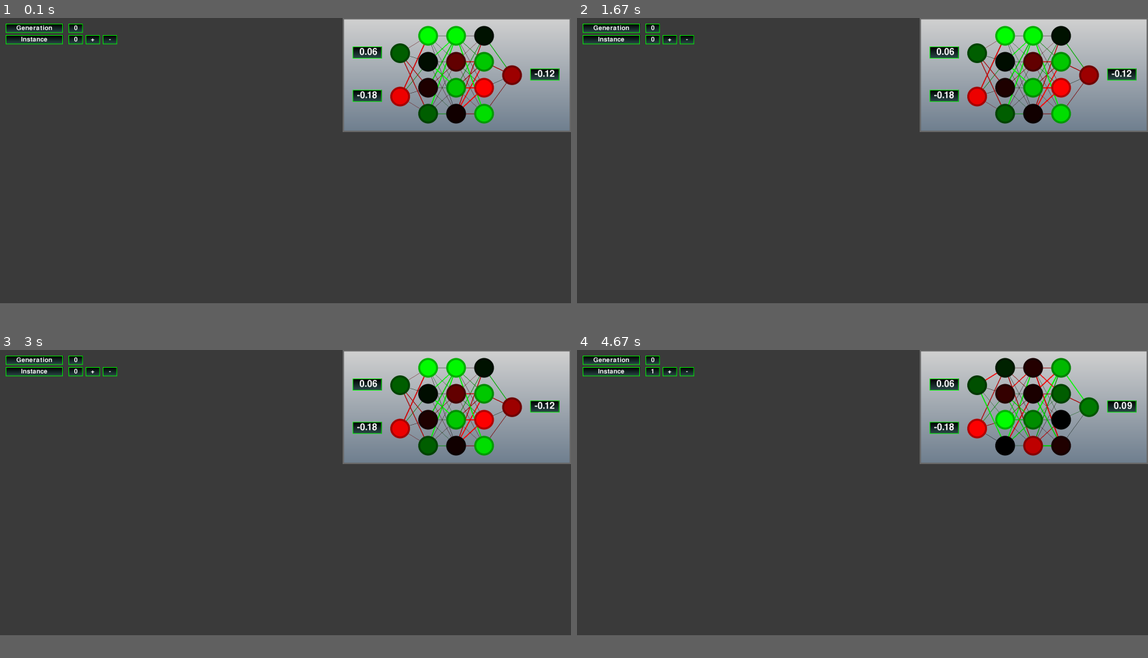
Above: before the commit, frames 1-4 (two rows, left to right).
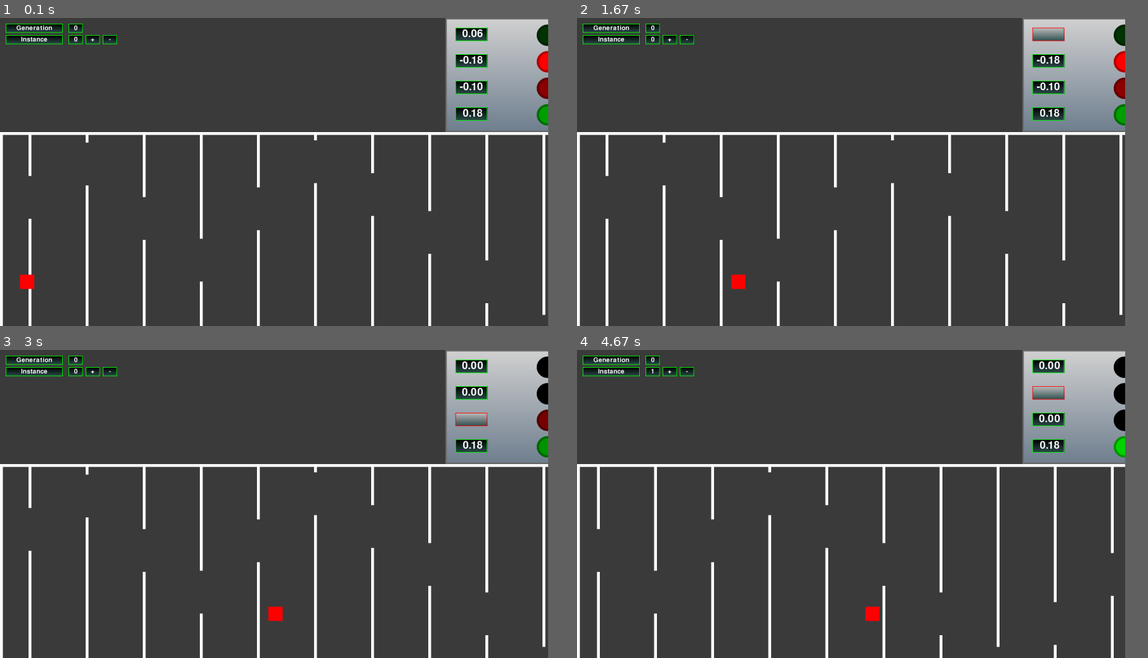
Above: after the commit, the same moments.

Repository: jakub530/PyGame-Neural-Net
Game: pygame game, started from node_vis.py
The game is run twice, just before and just after one commit, with the same random seed, the same clock (stepped at 60 frames per second) and the same inputs.
Inputs (mouse positions are in pixels of both pictures, inside the frame that each line leads up to):
- Up to frame 1 (0.1 s): no input
- Up to frame 2 (1.67 s): tap Enter at 0.33 s; press the mouse at (668, 39) at 0.7 s; move the mouse to (748, 144) at 0.8 s; release the mouse at (828, 252) at 0.93 s; press the mouse at (685, 39) at 1.03 s; move the mouse to (771, 48) at 1.13 s; release the mouse at (856, 61) at 1.27 s; press the mouse at (1045, 33) at 1.37 s; move the mouse to (925, 125) at 1.47 s; release the mouse at (799, 221) at 1.6 s
- Up to frame 3 (3 s): press the mouse at (468, 393) at 1.7 s; move the mouse to (279, 482) at 1.8 s; release the mouse at (91, 571) at 1.93 s; press the mouse at (91, 371) at 2.03 s; move the mouse to (279, 473) at 2.13 s; release the mouse at (468, 574) at 2.27 s; press the mouse at (108, 371) at 2.37 s; move the mouse to (148, 386) at 2.47 s; release the mouse at (188, 402) at 2.6 s; press the mouse at (468, 417) at 2.7 s; move the mouse to (302, 510) at 2.8 s; release the mouse at (131, 599) at 2.93 s
- Up to frame 4 (4.67 s): press the mouse at (1045, 393) at 3.03 s; move the mouse to (851, 500) at 3.13 s; release the mouse at (656, 611) at 3.27 s; press the mouse at (1045, 393) at 3.37 s; move the mouse to (891, 497) at 3.47 s; release the mouse at (731, 599) at 3.6 s; press the mouse at (1045, 417) at 3.7 s; move the mouse to (965, 417) at 3.8 s; release the mouse at (885, 417) at 3.93 s; press the mouse at (668, 371) at 4.03 s; move the mouse to (685, 386) at 4.13 s; release the mouse at (696, 402) at 4.27 s; press the mouse at (1045, 393) at 4.37 s; move the mouse to (1022, 500) at 4.47 s; release the mouse at (999, 608) at 4.6 s
The window is 900x450 before the commit and 864x486 after it. Grey fills any space a smaller window leaves; there, only what the larger window draws over its background counts as a difference.

The runs differ from the first frame. In frame 1, 15% of the frame differs, in the area x 0-100%, y 0-100%; in frame 2, 15%; in frame 3, 15%; in frame 4, 15%.

Commit message:
First attempt at game integration

Diff:
--- a/auto_maze.py
+++ b/auto_maze.py
@@ -1,22 +1,158 @@
 import numpy as np
+import pygame_lib
+import nn_lib
+import node_vis
+import pygame as pg
+import random
 
 class player:
-    def __init__(self):
+    def __init__(self, screen):
         self.start_pos = np.array([50,900])
-        self.start_speed =  np.array([2,0])
-        self.start_acc =  np.array([0,-0.1])
+        self.start_speed =  np.array([10,0])
+        self.start_acc =  np.array([0, 0 ])
+        self.screen = screen
+        self.max_pos = 1000
+        self.size = (50, 50)
 
-        self.pos = start_pos
-        self.speed = start_speed
-        self.acc = start_acc
+        self.pos = self.start_pos
+        self.speed = self.start_speed
+        self.acc = self.start_acc
 
     def update(self):
-        self.pos += self.speed
+        if(self.pos[0] > self.max_pos):
+            self.pos[1] += self.speed[1]
+        else:
+            self.pos += self.speed
         self.speed += self.acc
+        self.draw()
 
-def generate_rects(left,top,width,height):
-    y_0 = int((top+height)/2)
-    x_0 = 150
-    d_x = 200
-    while(x_0 < 2500):
-        x_0 += d_x
+    def draw(self):
+        pg.draw.rect(self.screen,pg.Color("red"), pg.Rect(*self.pos,*self.size))
+
+
+class board:
+    def __init__(self, rect, screen, b_width = 10):
+        self.generate_border(rect, b_width)
+        self.box = rect
+        self.obstacles = []
+        self.generate_init_obstacles()
+
+        self.screen = screen
+
+    def generate_border(self, rect, b_width):
+        l_border = pg.Rect(rect.left, rect.top, b_width, rect.height)
+        r_border = pg.Rect(rect.right - b_width, rect.top, b_width, rect.height)
+        t_border = pg.Rect(rect.left, rect.top, rect.width, b_width)
+        b_border = pg.Rect(rect.left, rect.bottom - b_width, rect.width, b_width)
+        self.borders = [l_border, r_border, t_border, b_border]
+
+    def move_obstacles(self, player_speed):
+        if self.obstacles[0].x - player_speed < 0:
+            del self.obstacles[0]
+            del self.obstacles[0]
+
+        for ind, obstacle in enumerate(self.obstacles):
+            self.obstacles[ind] = obstacle.move((-player_speed,0))
+
+        if self.obstacles[-1].x < self.box.right - self.obst_dist_x:
+            self.gen_obstacle(self.obstacles[-1].x + self.obst_dist_x, self.gen_y_pos(self.obstacles[-2].height+self.obst_gap_height/2))
+
+    def draw(self, player_pos, player_speed):
+        self.draw_border()
+        self.draw_obstacles(player_pos, player_speed)
+
+    def draw_border(self):
+        for border in self.borders:
+            pg.draw.rect(self.screen,pg.Color("white"), border)
+
+    def draw_obstacles(self, player_pos, player_speed):
+        if player_pos > 1000:
+            self.move_obstacles(player_speed)
+        for obst in self.obstacles:
+            pg.draw.rect(self.screen,pg.Color("white"), obst)
+
+    def gen_obstacle(self, x_pos, y_pos):
+        upper_part = pg.Rect(self.box.x + x_pos, self.box.y, self.obst_width, int(y_pos - self.obst_gap_height/2))
+        lower_part = pg.Rect(self.box.x + x_pos, self.box.y + y_pos + self.obst_gap_height, self.obst_width, self.box.height - int(y_pos - self.obst_gap_height/2))
+        self.obstacles.append(upper_part)
+        self.obstacles.append(lower_part)
+
+    def gen_y_pos(self, pos_y):
+        random_delta = random.uniform(self.obst_gap_min_y, self.obst_gap_max_y)
+        sign = random.uniform(-1,1)
+        sign = sign/abs(sign)
+        if pos_y < self.obst_gap_height*2:
+            sign = 1
+        if pos_y > self.box.height - self.obst_gap_height*2:
+            sign = -1
+
+        new_pos = pos_y + random_delta * sign
+        #if new_pos - obst_gap_height/2 < 0:
+        #    new_pos = obst_gap_height/2
+        #
+        #if new_pos + obst_gap_height/2 > self.box.height:
+        #    new_pos = self.box.height - obst_gap_height/2
+
+        return new_pos
+
+    def gen_x_pos(self, pos_x):
+        return pos_x + self.obst_dist_x
+
+    def generate_init_obstacles(self):
+        self.obst_width = 10
+        self.start_x_pos = 100
+        self.start_y_pos = 400
+        self.obst_dist_x = 200
+        self.obst_gap_height = 100
+        self.obst_gap_min_y = self.obst_gap_height
+        self.obst_gap_max_y = self.obst_gap_height*2
+
+        tmp_x_pos = self.start_x_pos
+        tmp_y_pos = self.start_y_pos
+        while(tmp_x_pos < self.box.width):
+            tmp_y_pos = self.gen_y_pos(tmp_y_pos)
+            self.gen_obstacle(tmp_x_pos,tmp_y_pos)
+            tmp_x_pos = self.gen_x_pos(tmp_x_pos)
+
+
+
+
+
+
+
+
+#def generate_rects(rect, p_position):
+
+    #y_0 = int((top+height)/2)
+    #x_0 = 150
+    #d_x = 200
+    #while(x_0 < 2500):
+    #    x_0 += d_x
+
+def main_game():
+    done = False
+    screen,clock = pygame_lib.init_pygame((2560,1440), True)
+
+    box = pg.Rect(0,600,2560,840)
+    game_board = board(box, screen)
+    player_char = player(screen)
+
+    while not done:
+        for event in pg.event.get():
+            if event.type == pg.QUIT:
+                done = True
+            if event.type == pg.KEYDOWN:
+                if event.key==pg.K_ESCAPE:
+                    done = True
+        screen.fill((30, 30, 30))
+
+        game_board.draw(player_char.pos[0], player_char.speed[0])
+        #game_board.draw_obstacles(player_char.pos[0], player_char.speed[0])
+        player_char.update()
+        pg.display.flip()
+        clock.tick(30)
+
+if __name__ == '__main__':
+    pg.init()
+    main_game()
+    pg.quit()
--- a/node_vis.py
+++ b/node_vis.py
@@ -6,8 +6,10 @@
 from pygame_lib import color
 import random
 import copy
+import auto_maze
 
 def set_color(value, min_val, max_val):
+
     if(value > 0):
         norm_val = (value / max_val) * 255
         return np.array([0, norm_val, 0], dtype=int)
@@ -76,30 +78,28 @@
         self.offset = offset
         self.init_layers(h_layers, inputs, outputs, layer_vis)
         self.calculate_grid(box_dim, gaps)
-        self.init_graphics(path)
+        self.init_node_image(path)
         self.setup_text_boxes(text_boxes)
 
     def update_and_draw(self, txt_boxes, values, mock_val):
         self.set_node_val(values)
         self.draw_connections(mock_val)
-        self.draw_nodes(offset)
+        self.draw_nodes(self.offset)
         self.update_txt_values(txt_boxes)
-
-
 
     def init_layers(self, h_layers, inputs, outputs, layer_type):
         super().init_layers(h_layers, inputs, outputs, layer_type)
 
-    def init_graphics(self, path):
+    def init_node_image(self, path):
         node_img = pygame.image.load(path)
         self.node_img = pygame.transform.scale(node_img,(self.node_size,self.node_size))
         self.color_img = pygame.Surface(node_img.get_size()).convert_alpha()
 
     def calculate_max_size(self, box_dim, gap, frame, inst, txt_box_mult = 0, txt_box_num = 0):
-        full_space = box_dim
-        framed_space = box_dim - 2 * frame
-        space_after_gaps = framed_space - gap * (inst + 1 + txt_box_num) #due to 2 textboxes present
-        max_size = int(space_after_gaps / (inst + txt_box_num * txt_box_mult)) # Assumptiopn that each text box takes 1.5 x node space
+        allocated_space = box_dim
+        framed_space = allocated_space - 2 * frame
+        space_after_gaps = framed_space - gap * (inst + 1 + txt_box_num)
+        max_size = int(space_after_gaps / (inst + txt_box_num * txt_box_mult))
         return max_size
 
     def calculate_gap(self, dim, size, inst, frame, txt_box_mult = 0, txt_box_num = 0):
@@ -107,9 +107,9 @@
         gap = int(available_space / (inst + txt_box_num + 1))
         return gap
 
-    def calculate_node_h_pos(self, size, gap, inst, frame, txt_box_mult):
+    def calculate_node_h_pos(self, size, gap, inst, frame, txt_box_mult, txt_box_num):
         #calculates centres of the circles
-        start_offset =  int(frame + 2 * gap + size * (0.5 + txt_box_mult)) # offset by txt_box and radius of circle
+        start_offset =  int(frame + (1 + (txt_box_num-1)) * gap + size * (0.5 + (txt_box_num-1)*txt_box_mult )) # offset by txt_box and radius of circle
         h_pos = [start_offset + i * (gap + size) for i in range(inst)]
         return h_pos
 
@@ -142,7 +142,7 @@
 
         return
 
-    def calculate_grid(self, box_dim, gaps, frame = 5, txt_box_mult = 1.5, txt_box_num = 2):
+    def calculate_grid(self, box_dim, gaps, frame = 5, txt_box_mult = 1.5, txt_box_num = 3):
         self.largest_layer = max(self.layers[i].size for i in range(self.layer_number))
         max_h = self.calculate_max_size(box_dim[0], gaps[0], frame, self.layer_number, txt_box_mult, txt_box_num)
         max_v = self.calculate_max_size(box_dim[1], gaps[1], frame, self.largest_layer)
@@ -150,7 +150,7 @@
         self.node_size = min(max_v, max_h)
 
         self.h_gap = self.calculate_gap(box_dim[0], self.node_size, self.layer_number, frame, txt_box_mult, txt_box_num)
-        self.h_pos = self.calculate_node_h_pos(self.node_size, self.h_gap, self.layer_number, frame, txt_box_mult)
+        self.h_pos = self.calculate_node_h_pos(self.node_size, self.h_gap, self.layer_number, frame, txt_box_mult, txt_box_num)
 
         self.v_gap = []
         self.v_pos = []
@@ -160,7 +160,6 @@
             for ind in range(len(layer.nodes)):
                 l_pos.append(int(frame + self.v_gap[-1] + self.node_size * 0.5 + ind * (self.v_gap[-1] + self.node_size)))
             self.v_pos.append(l_pos.copy())
-        print("done")
 
         self.calibrate_font(txt_box_mult, self.node_size)
         self.calculate_txt_pos(frame, box_dim)
@@ -170,10 +169,10 @@
 
     def normalize_values(self):
         min_val = min(self.layers[i].nodes[j].val for i in range(self.layer_number) for j in range(self.layers[i].size))
-        min_val = abs(min(min_val, -0.0001))
+        min_val = abs(min(min_val, 0.0))
         self.min_val = min_val
         max_val = max(self.layers[i].nodes[j].val for i in range(self.layer_number) for j in range(self.layers[i].size))
-        max_val = abs(max(max_val, 0.0001))
+        max_val = abs(max(max_val, 0.0))
         self.max_val = max_val
         return min_val, max_val
 
@@ -230,7 +229,6 @@
                     text = str(np.around(node.val,2))
                     text = self.format_text(text)
                     all_text_boxes.elems[name[layer_ind]+"_"+str(ind)].update_text(text)
-                #all_text_boxes.elems[name[layer_ind]+"_"+str(ind)].deactivation_flag = False
 
     def update_inputs(self, all_text_boxes, old_inputs):
 
@@ -268,16 +266,22 @@
 
 
 def change_instance_up(button, global_params):
+    my_nn = global_params["nn"]
+    current_gen = my_nn.generations[global_params["gen_number"]]
+
     if(global_params["inst_number"] < len(current_gen.instances)-1):
         global_params["inst_number"] = int(global_params["inst_number"]) + 1
-        global_params["weights"] = current_gen.instances[global_args["inst_number"]].extract_weights()
+        global_params["weights"] = current_gen.instances[global_params["inst_number"]].extract_weights()
 
 def change_instance_down(button, global_params):
+    my_nn = global_params["nn"]
+    current_gen = my_nn.generations[global_params["gen_number"]]
+
     if global_params["inst_number"] > 0 :
         global_params["inst_number"] = int(global_params["inst_number"]) - 1
-        global_params["weights"] = current_gen.instances[global_args["inst_number"]].extract_weights()
-
-def init_UI(text_boxes):
+        global_params["weights"] = current_gen.instances[global_params["inst_number"]].extract_weights()
+
+def init_UI(text_boxes, buttons):
     text_boxes.add_box((20,20),"gen_label", text = "Generation", interact = False)
     text_boxes.add_box((240,20),"gen_index", global_arg = "gen_number", min_width = 50, interact = False)
     text_boxes.add_box((240,60),"gen_index", global_arg = "inst_number", min_width = 50, interact = False)
@@ -287,29 +291,33 @@
     buttons.add_box((360, 60),"decrease_inst", change_instance_down, text = "-", min_width = 50, centre_text = True)
 
 
-
-if __name__ == "__main__":
-    size = (2000, 1000)
-    box_dim = (800, 400)
-
-    screen, clock  = pygame_lib.init_pygame(size)
+def main():
+    size = (2560, 1440)
+    box_dim = (1000, 400)
+
+    screen, clock  = pygame_lib.init_pygame(size,True)
     offset = (size[0]-box_dim[0], 0)
+
+    box = pygame.Rect(0,box_dim[1],2560,size[1]-box_dim[1])
+    game_board = auto_maze.board(box, screen)
+    player_char = auto_maze.player(screen)
 
     global_args = {}
     global_args["inst_number"] = 0
     global_args["gen_number"] = 0
 
-    input_number = 2
+    input_number = 4
     hidden_layers = [4,4,4]
     outputs = 1
     inputs = np.random.uniform(-0.2,0.2,input_number)
 
     my_nn = nn_lib.nn_tmp(hidden_layers, input_number, outputs, 50, 0)
     current_gen = my_nn.generations[global_args["gen_number"]]
+    global_args["nn"] = my_nn
 
     text_boxes = pygame_lib.text_boxes(default_centre_text = True)
     buttons = pygame_lib.buttons()
-    init_UI(text_boxes)
+    init_UI(text_boxes, buttons)
 
 
     my_nn_vis = nn_vis(screen, hidden_layers, input_number,outputs , offset ,text_boxes, box_dim)
@@ -319,14 +327,19 @@
     break_flag = False
     event_flag = False
     start_flag = True
-    while 1:
-        t = clock.tick(120)
+
+    done = False
+    while not done:
+        t = clock.tick(30)
         global_args["time"] = t
         #print(t)
         for event in pygame.event.get():
             if event.type == pygame.QUIT:
                 break_flag = True
                 pygame.quit()
+            if event.type == pygame.KEYDOWN:
+                if event.key==pygame.K_ESCAPE:
+                    done = True
             text_boxes.check_events(event)
             buttons.check_events(event, global_args)
 
@@ -340,9 +353,21 @@
         #print(inputs)
         #inputs = np.random.uniform(-0.2,0.2,input_number)
         output, all_values = current_gen.instances[global_args["inst_number"]].calculate_output(inputs)
+
+
+
         my_nn_vis.update_and_draw(text_boxes, all_values, global_args["weights"])
 
         text_boxes.display_boxes(screen, global_args)
         buttons.display_boxes(screen, global_args)
+        game_board.draw(player_char.pos[0], player_char.speed[0])
+        #game_board.draw_obstacles(player_char.pos[0], player_char.speed[0])
+        player_char.update()
         pygame.display.flip()
         start_flag = False
+
+
+if __name__ == "__main__":
+    pygame.init()
+    main()
+    pygame.quit()
--- a/pygame_lib.py
+++ b/pygame_lib.py
@@ -281,8 +281,11 @@
                     button_box.change_active(False)
 
 
-def init_pygame(size):
+def init_pygame(size, fullscreen = False):
     pg.init()
-    screen = pg.display.set_mode(size)
+    if fullscreen:
+        screen = pg.display.set_mode((0, 0), pg.FULLSCREEN)
+    else:
+        screen = pg.display.set_mode(size)
     clock  = pg.time.Clock()
     return screen, clock
